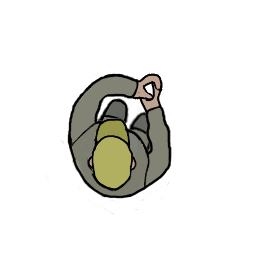
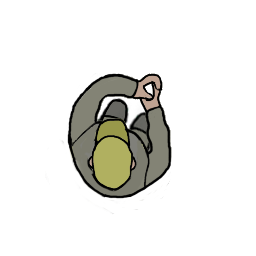
Layer changes from the first w=256, h=256 image to the second:
painted on "Dock_Worker_Left_Arm" over [136,91,141,98]
renamed "Dock_Worker_Concept" to "Dock_Worker_Right_Arm", painted on it over [130,73,163,100]
